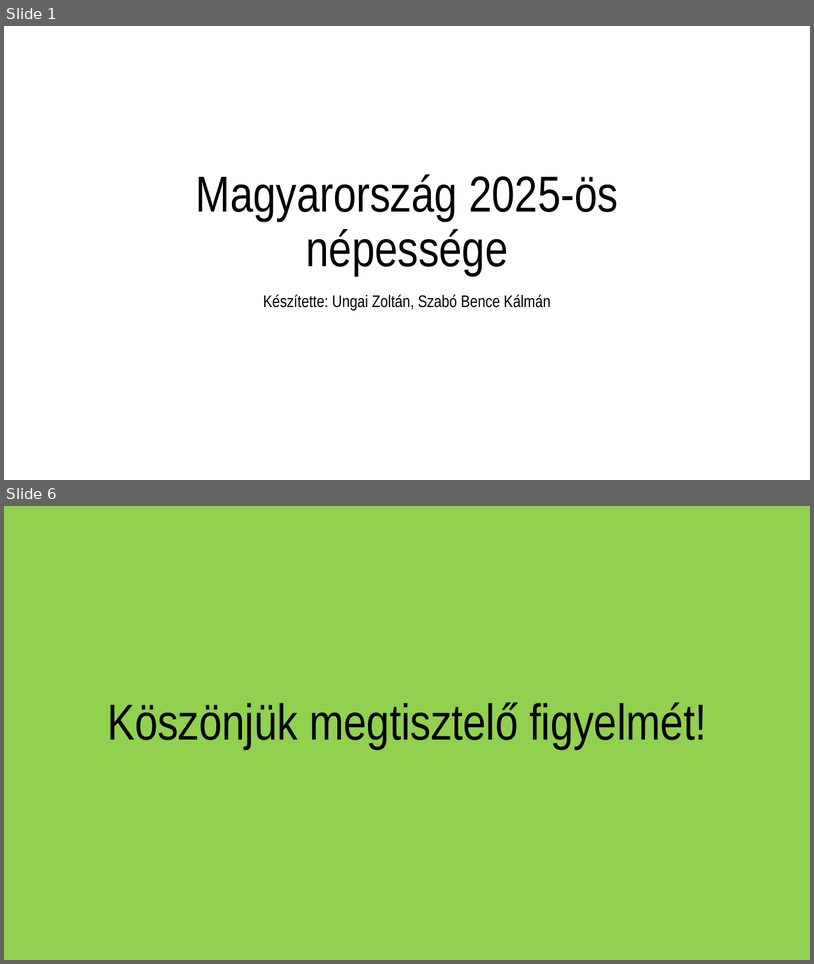
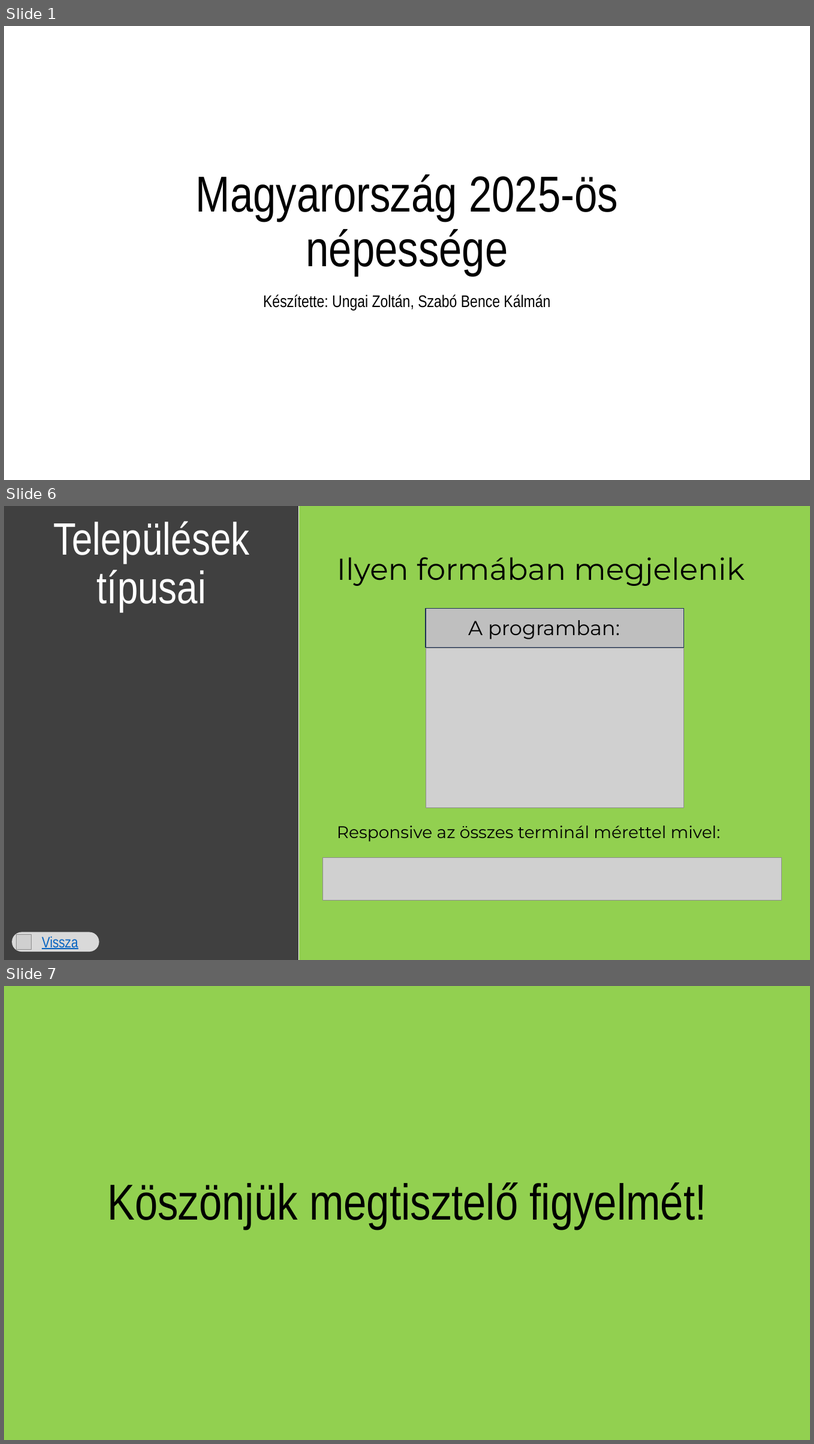
Before and after one commit to szbencek/nepesseg2025, a slide deck: nepesseg2025.pptx. Shown one above the other, each under a label of ours: slides 1 and 6 before the commit, slides 1, 6 and 7 after it; the slides between them are not shown. The pictures are 814x964 and 814x1444 pixels, drawn with LibreOffice and Linux fonts; fonts in the diff are those of the drawing; grey boxes stand for pictures; background and template pictures are left out. Boxes give left, top, right and bottom in pixels: in the first picture for what was removed or moved away, otherwise in the second. Text is boxed around its words. In the diff, an @@ line names an element or a change of style, - is before the commit and + after.

```diff
--- a/nepesseg2025.pptx
+++ b/nepesseg2025.pptx
@@ slide 6 added at (4, 506, 810, 960), background #92D050 @@
@@ rectangle added at (4, 506, 299, 960), fill #404040 @@
@@ title added at (53, 521, 249, 612), 54 pt, text #FFFFFF @@
+Települések típusai
@@ line added from (299, 506) to (299, 960), #FFFFFF 0.5 pt @@
@@ text added at (337, 557, 745, 586), 36 pt, text #000000 @@
+Ilyen formában megjelenik
@@ rectangle added at (426, 608, 684, 648), fill #BFBFBF, outline #1E3256 1 pt @@
@@ text added at (468, 620, 620, 639), 24 pt, text #000000 @@
+A programban:
@@ picture added at (426, 648, 684, 807) @@
@@ text added at (337, 825, 721, 841), 20 pt, text #000000 @@
+Responsive az összes terminál mérettel mivel:
@@ picture added at (323, 858, 782, 900) @@
@@ rounded rectangle added at (12, 932, 99, 951), fill #D9D9D9 @@
@@ picture added at (16, 934, 31, 949) @@
@@ text added at (42, 936, 78, 949), 18 pt, text #0563C1, underline @@
+Vissza
@@ what was slide 6 is now slide 7 @@
```
Also in this commit, not shown: 4 slides changed, 1 other file.
